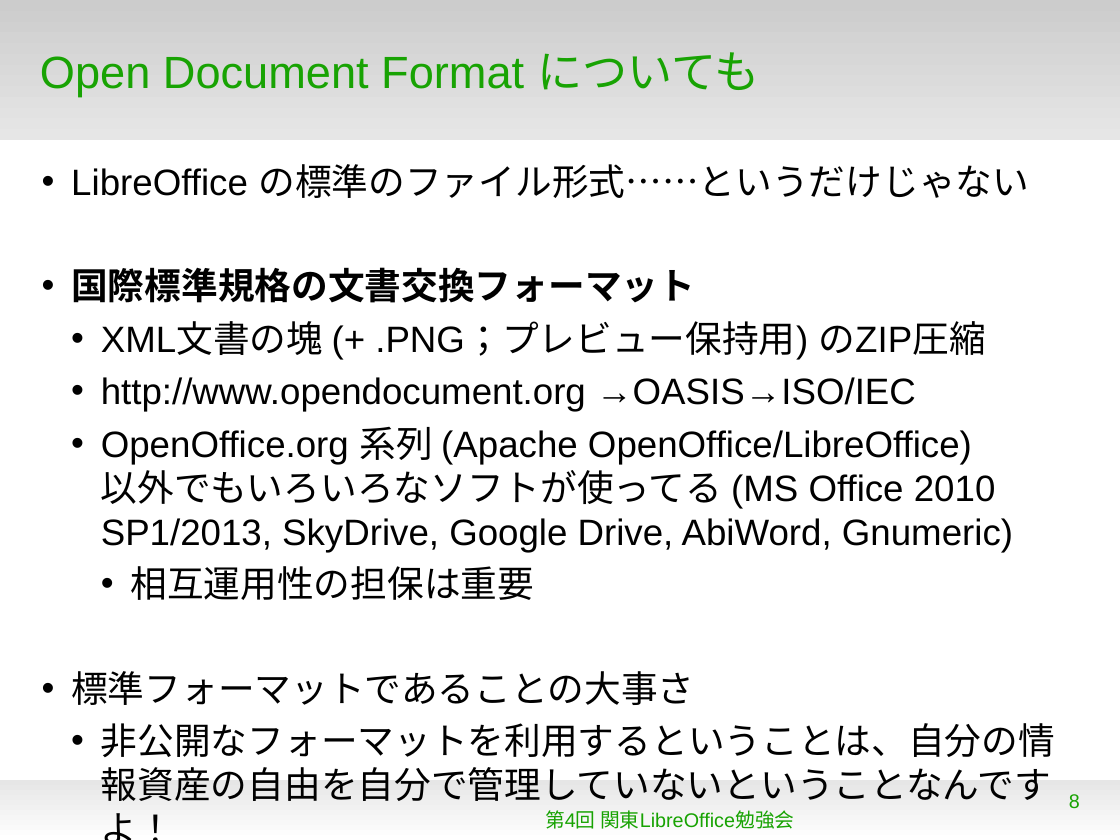
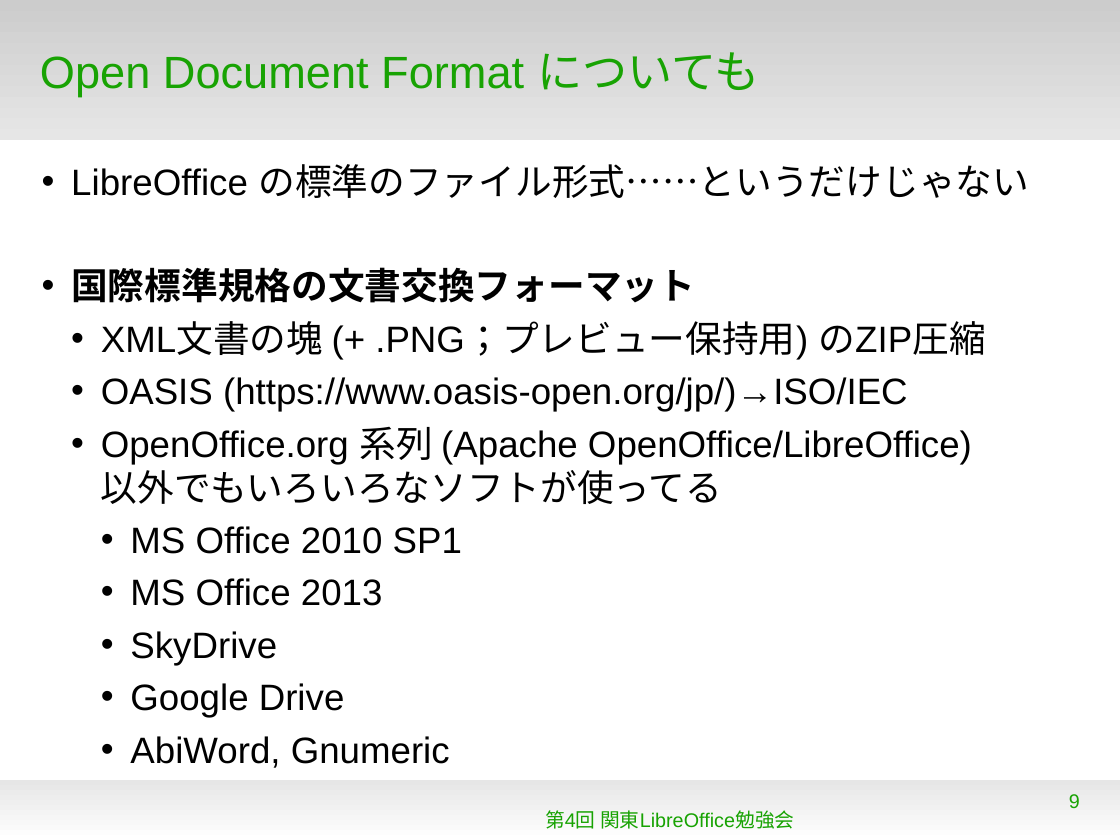
Before and after one commit to naruoga/KantoLibreOffice, a slide deck: slide 9 of Apr2013/OpeningTalk.odp (slide 8 before the commit). Drawn at 1120x840 pixels with LibreOffice and Linux fonts; fonts in the diff are those of the drawing; background and template pictures are left out. Boxes give left, top, right and bottom in pixels: in the first picture for what was removed or moved away, otherwise in the second. Text is boxed around its words. In the diff, an @@ line names an element or a change of style, - is before the commit and + after.

Commit message:
Apr2013/OpeningTalk.odp - update about LibreOffice itself and ODF

```diff
--- a/Apr2013/OpeningTalk.odp
+++ b/Apr2013/OpeningTalk.odp
@@ text at [101, 377, 972, 764]: text changed @@
-  • http://www.opendocument.org →OASIS→ISO/IEC
-  • OpenOffice.org 系列 (Apache OpenOffice/LibreOffice)
-    以外でもいろいろなソフトが使ってる (MS Office 2010 SP1/2013, SkyDrive, Google Drive, AbiWord, Gnumeric)
-    • 相互運用性の担保は重要
-• 標準フォーマットであることの大事さ
-  • 非公開なフォーマットを利用するということは、自分の情報資産の自由を自分で管理していないということなんですよ！
+  • OASIS (https://www.oasis-open.org/jp/)→ISO/IEC
+  • OpenOffice.org 系列 (Apache OpenOffice/LibreOffice)
+    以外でもいろいろなソフトが使ってる
+    • MS Office 2010 SP1
+    • MS Office 2013
+    • SkyDrive
+    • Google Drive
+    • AbiWord, Gnumeric
@@ page number at [1069, 794, 1080, 808]: text changed @@
-8
+9
```
Also in this commit, not shown: 3 other slides changed, 2 slides added, 1 other file.
